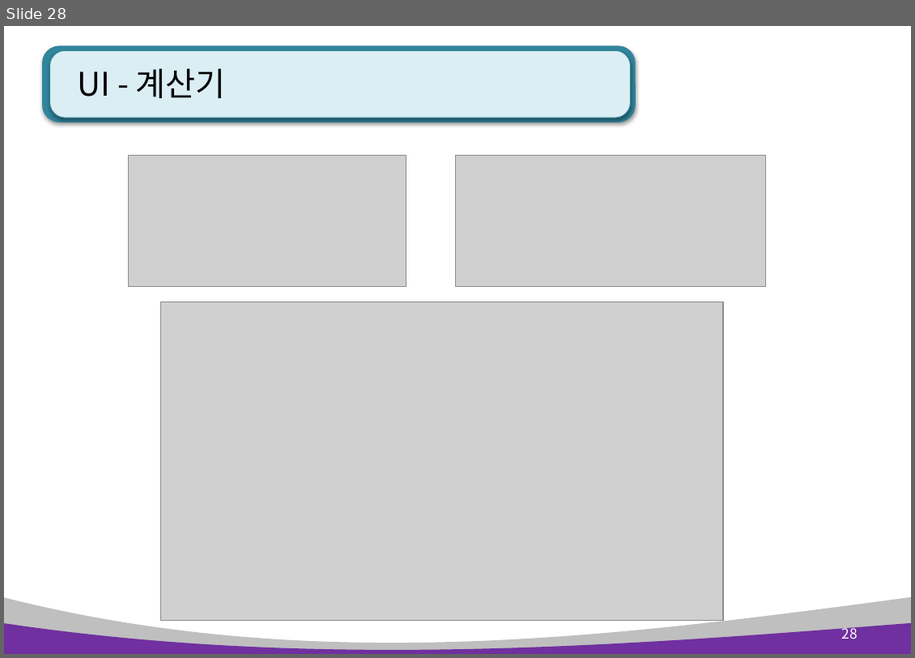
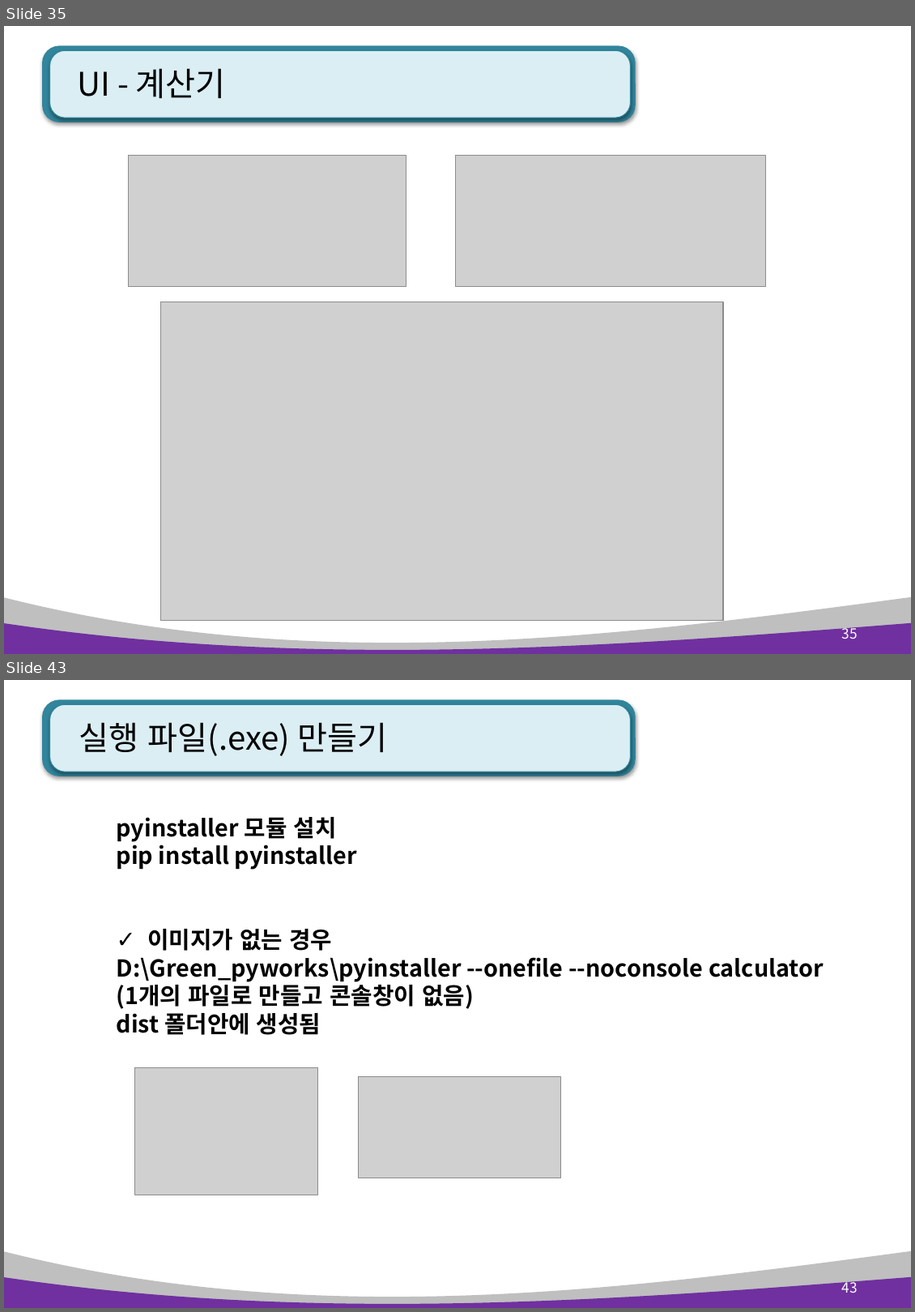
Before and after one commit to kiyongee2/green_project_web, a slide deck: python_ppt/Python 11장. GUI 프로그래밍.pptx. Shown one above the other, each under a label of ours: slide 28 before the commit, slides 35 and 43 after it; the slides between them are not shown. The pictures are 915x658 and 915x1312 pixels, drawn with LibreOffice and Linux fonts; fonts in the diff are those of the drawing; grey boxes stand for pictures. Boxes give left, top, right and bottom in pixels: in the first picture for what was removed or moved away, otherwise in the second. Text is boxed around its words. In the diff, an @@ line names an element or a change of style, - is before the commit and + after.

```diff
--- a/python_ppt/Python 11장. GUI 프로그래밍.pptx
+++ b/python_ppt/Python 11장. GUI 프로그래밍.pptx
@@ slide 43 added at box(4, 680, 911, 1308), background #FFFFFF; not listed: 4 template elements that a slide beside it also shows @@
@@ title added at box(79, 722, 387, 756), 28 pt, text #000000 @@
+실행 파일(.exe) 만들기
@@ text added at box(117, 817, 357, 870), 20 pt, text #000000, bold @@
+pyinstaller 모듈 설치
+pip install pyinstaller
@@ text added at box(117, 929, 824, 1035), 20 pt, text #000000, bold @@
+✓ 이미지가 없는 경우
+D:\Green_pyworks\pyinstaller --onefile --noconsole calculator
+(1개의 파일로 만들고 콘솔창이 없음)
+dist 폴더안에 생성됨
@@ picture added at box(134, 1068, 318, 1195) @@
@@ picture added at box(359, 1077, 562, 1178) @@
@@ page number added at box(842, 1279, 857, 1292), 12 pt, text #FFFFFF @@
+43
@@ what was slide 28 is now slide 35 @@
@@ page number at box(842, 625, 857, 638): text changed @@
-28
+35
```
Also in this commit, not shown: 4 slides changed, 12 other slides added, 7 other files.
